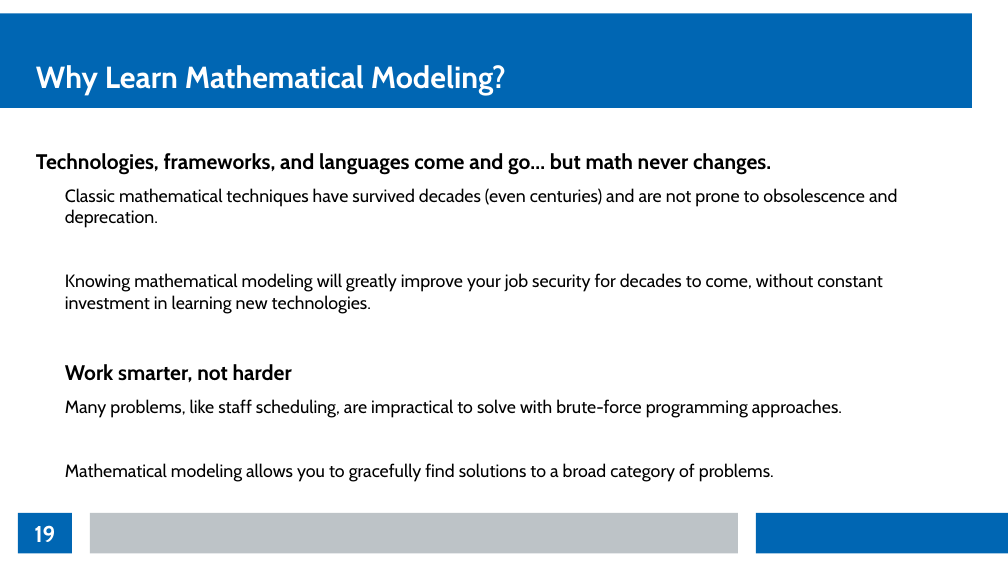
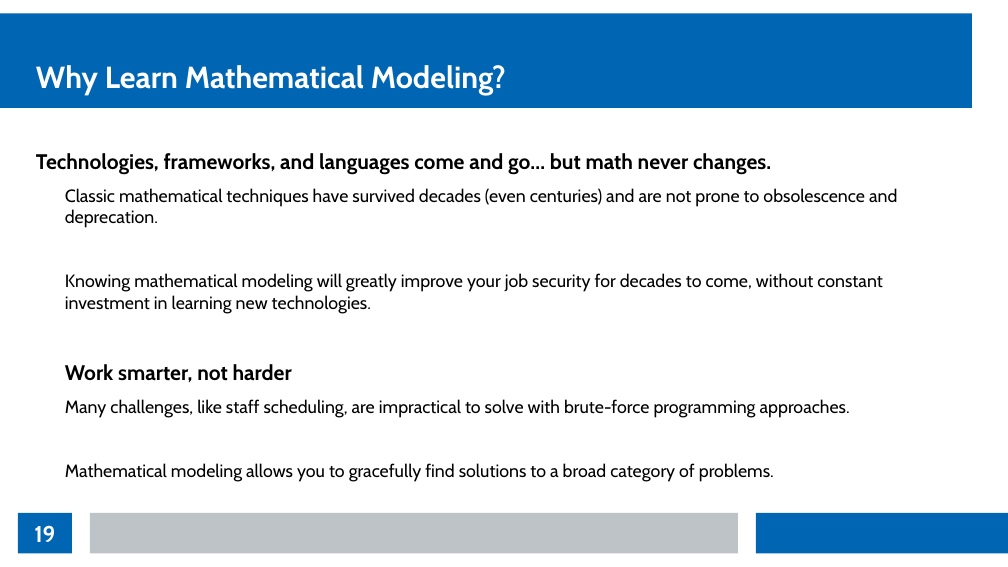
Before and after one commit to thomasnield/kotlin_data_science_talk_ChicagoJUG, a slide deck: slide 19 of kotlin_data_science_talk_chijug_slides.odp. Drawn at 1008x567 pixels with LibreOffice and Linux fonts; fonts in the diff are those of the drawing. Boxes give left, top, right and bottom in pixels: in the first picture for what was removed or moved away, otherwise in the second. Text is boxed around its words. In the diff, an @@ line names an element or a change of style, - is before the commit and + after.

Commit message:
wip

```diff
--- a/kotlin_data_science_talk_chijug_slides.odp
+++ b/kotlin_data_science_talk_chijug_slides.odp
@@ text at [65,399,850,418]: text changed @@
-  Many problems, like staff scheduling, are impractical to solve with brute-force programming approaches.
+  Many challenges, like staff scheduling, are impractical to solve with brute-force programming approaches.
```
Also in this commit, not shown: 1 other slide changed.
